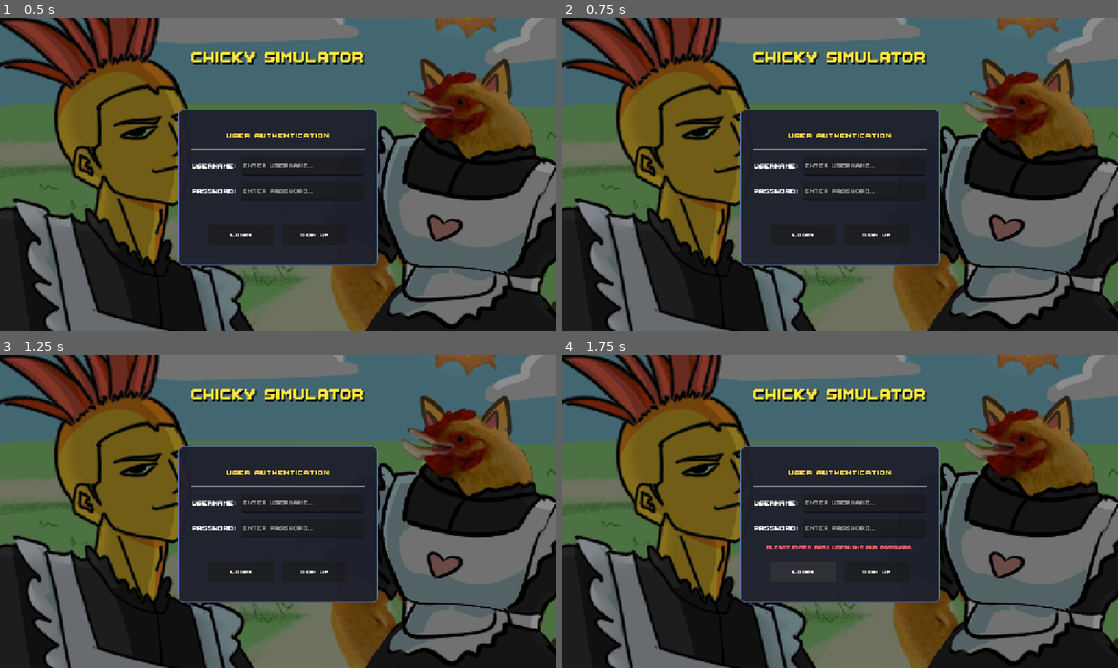
Above: before the commit, frames 1-4 (two rows, left to right).
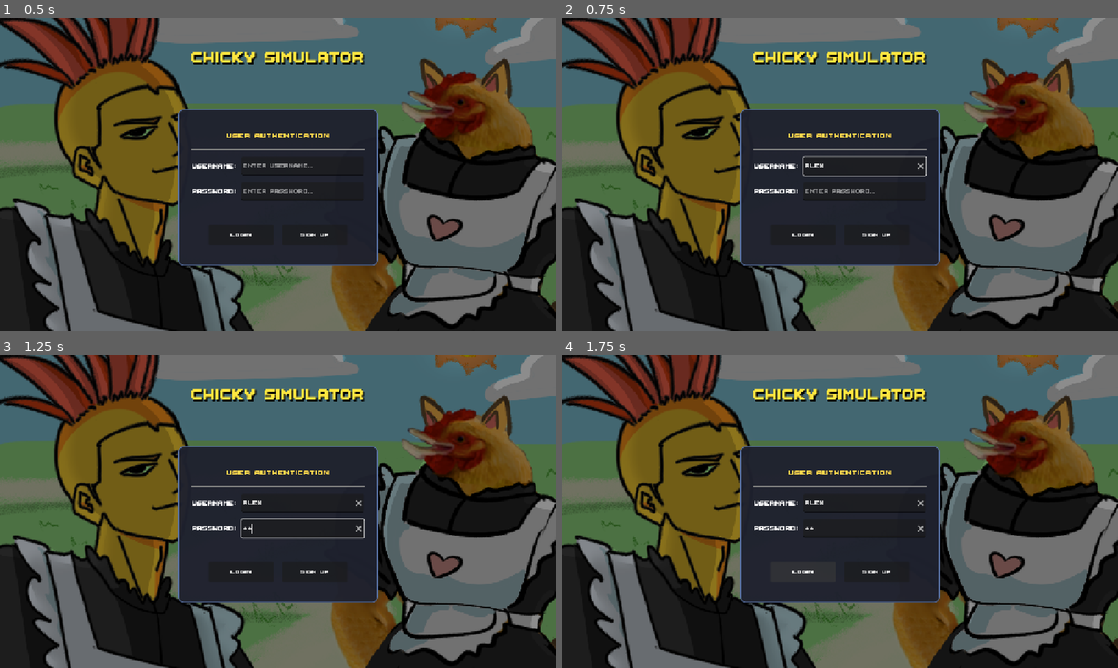
Above: after the commit, the same moments.

Repository: PuoLin/Chicky-Simulator-v3.0
Game: Godot game, scene res://scenes/ui/AuthScreen.tscn
The game is run twice, just before and just after one commit, with the same random seed, the same clock (stepped at 60 frames per second) and the same inputs. Sound files missing from this copy of the repository are replaced by a short silence.
Inputs (mouse positions are in pixels of both pictures, inside the frame that each line leads up to):
- Up to frame 1 (0.5 s): no input
- Up to frame 2 (0.75 s): click (862, 165) at 0.52 s; type "Alex" at 0.6 s
- Up to frame 3 (1.25 s): click (300, 527) at 0.75 s; type "12" at 0.83 s
- Up to frame 4 (1.75 s): click "LOGIN" at 1.25 s

Frame 1 is identical in both runs. In frame 2, 0.3% of the frame differs, in the area x 43-66%, y 44-51%; in frame 3, 0.5%; in frame 4, 0.5%, in the area x 36-65%, y 46-62%.
Error after the commit: Parse Error: Cannot infer the type of "is_touch" variable because the value doesn't have a set type. (res://scripts/ui/auth_screen.gd:129)

Commit message:
Show Keybaord fixing

Diff:
--- a/scenes/ui/AuthScreen.tscn
+++ b/scenes/ui/AuthScreen.tscn
@@ -119,16 +119,9 @@
 custom_minimum_size = Vector2(0, 42)
 layout_mode = 2
 size_flags_horizontal = 3
-focus_mode = 0
 theme_override_font_sizes/font_size = 22
 placeholder_text = "Enter username..."
 clear_button_enabled = true
-
-[node name="UsernameButton" type="Button" parent="CenterContainer/Panel/VBoxContainer/UsernameRow/UsernameInput" unique_id=1710496909]
-modulate = Color(1, 1, 1, 0)
-layout_mode = 0
-offset_right = 284.0
-offset_bottom = 43.0
 
 [node name="PasswordRow" type="HBoxContainer" parent="CenterContainer/Panel/VBoxContainer" unique_id=409993807]
 layout_mode = 2
@@ -143,19 +136,11 @@
 custom_minimum_size = Vector2(0, 42)
 layout_mode = 2
 size_flags_horizontal = 3
-focus_mode = 0
 theme_override_font_sizes/font_size = 22
 placeholder_text = "Enter password..."
 clear_button_enabled = true
 virtual_keyboard_type = 6
 secret = true
-
-[node name="PasswordButton" type="Button" parent="CenterContainer/Panel/VBoxContainer/PasswordRow/PasswordInput" unique_id=1229283533]
-modulate = Color(1, 1, 1, 0)
-layout_mode = 0
-offset_top = 1.0
-offset_right = 284.0
-offset_bottom = 45.0
 
 [node name="StatusLabel" type="Label" parent="CenterContainer/Panel/VBoxContainer" unique_id=1132876040]
 custom_minimum_size = Vector2(0, 24)
@@ -181,6 +166,3 @@
 layout_mode = 2
 theme_override_font_sizes/font_size = 22
 text = "SIGN UP"
-
-[connection signal="pressed" from="CenterContainer/Panel/VBoxContainer/UsernameRow/UsernameInput/UsernameButton" to="." method="_on_username_button_pressed"]
-[connection signal="pressed" from="CenterContainer/Panel/VBoxContainer/PasswordRow/PasswordInput/PasswordButton" to="." method="_on_password_button_pressed"]
--- a/scripts/ui/auth_screen.gd
+++ b/scripts/ui/auth_screen.gd
@@ -16,6 +16,7 @@
 var accounts: Dictionary = {}
 
 func _ready() -> void:
+	set_process(false)
 	AudioManager.play_music("menu")
 	accounts = _load_accounts()
 
@@ -25,7 +26,11 @@
 	username_input.text_submitted.connect(func(_text): password_input.grab_focus())
 	password_input.text_submitted.connect(func(_text): _on_login_pressed())
 
-	username_input.grab_focus()
+	if OS.has_feature("web"):
+		username_input.gui_input.connect(_on_line_edit_gui_input.bind("username"))
+		password_input.gui_input.connect(_on_line_edit_gui_input.bind("password"))
+	else:
+		username_input.grab_focus()
 
 func _load_accounts() -> Dictionary:
 	if FileAccess.file_exists(ACCOUNTS_FILE):
@@ -116,57 +121,263 @@
 
 
 # --- HTML BRIDGE WORKAROUND FOR HUAWEI QUICK APP KEYBOARD ---
-func spawn_html_input(input_type: String, field_id: String) -> void:
-	var js_code = """
-		var box = document.getElementById('godot_temp_input');
-		if (box) box.remove();
-
-		box = document.createElement('input');
-		box.id = 'godot_temp_input';
-		box.type = '%s';
-		box.placeholder = 'Enter %s...';
-		box.style.position = 'fixed';
-		box.style.top = '10px';
-		box.style.left = '50%%';
-		box.style.transform = 'translateX(-50%%)';
-		box.style.fontSize = '20px';
-		box.style.padding = '10px';
-		box.style.zIndex = '9999';
-		document.body.appendChild(box);
-		box.focus();
-
-		box.onblur = function() {
-			if (window.godotHtmlCallback) {
-				// Concatenate into one string to prevent webview array corruption
-				window.godotHtmlCallback(box.value + '|||' + '%s');
-			}
-			box.remove();
-		};
-		box.onkeydown = function(e) {
-			if (e.key === 'Enter') box.blur();
-		};
-	""" % [input_type, field_id, field_id]
-
-	JavaScriptBridge.eval(js_code)
-
-func _on_html_input(args) -> void:
-	if args.size() > 0:
-		var raw_data = str(args[0])
-		var parts = raw_data.split("|||")
-
-		if parts.size() == 2:
-			var typed_text = parts[0]
-			var field = parts[1]
-
-			if field == "username":
-				username_input.text = typed_text
-			elif field == "password":
-				password_input.text = typed_text
-
-func _on_username_button_pressed() -> void:
-	if OS.has_feature("web"):
-		spawn_html_input("text", "username")
-
-func _on_password_button_pressed() -> void:
-	if OS.has_feature("web"):
-		spawn_html_input("password", "password")
+
+func _on_line_edit_gui_input(event: InputEvent, field_id: String) -> void:
+	if not OS.has_feature("web"):
+		return
+
+	var is_touch := (event is InputEventScreenTouch and event.pressed)
+	var is_click := (event is InputEventMouseButton and event.pressed and event.button_index == MOUSE_BUTTON_LEFT)
+
+	if is_touch or is_click:
+		var current_val: String = username_input.text if field_id == "username" else password_input.text
+		var input_type: String = "text" if field_id == "username" else "password"
+		var title_label: String = "Username" if field_id == "username" else "Password"
+
+		# Release Godot LineEdit focus to prevent internal cursor conflicts
+		if field_id == "username":
+			username_input.release_focus()
+		else:
+			password_input.release_focus()
+
+		spawn_html_input(input_type, field_id, title_label, current_val)
+
+
+func spawn_html_input(input_type: String, field_id: String, title_label: String, initial_val: String) -> void:
+	var field_json := JSON.stringify(field_id)
+	var type_json := JSON.stringify(input_type)
+	var title_json := JSON.stringify(title_label)
+	var val_json := JSON.stringify(initial_val)
+
+	var js_code := """
+	(function() {
+		var fieldId = %s;
+		var inputType = %s;
+		var titleLabel = %s;
+		var initVal = %s;
+
+		// Remove any existing overlay
+		var existingModal = document.getElementById('godot_input_modal');
+		if (existingModal) existingModal.remove();
+
+		// Reset global bridge state
+		window._godot_input_bridge = {
+			active: true,
+			field: fieldId,
+			status: 'typing',
+			value: initVal
+		};
+
+		// Create modal container
+		var modal = document.createElement('div');
+		modal.id = 'godot_input_modal';
+		modal.style.position = 'fixed';
+		modal.style.top = '0';
+		modal.style.left = '0';
+		modal.style.width = '100vw';
+		modal.style.height = '100vh';
+		modal.style.backgroundColor = 'rgba(0, 0, 0, 0.72)';
+		modal.style.zIndex = '2147483647';
+		modal.style.display = 'flex';
+		modal.style.flexDirection = 'column';
+		modal.style.alignItems = 'center';
+		modal.style.justifyContent = 'flex-start';
+		modal.style.paddingTop = '40px';
+		modal.style.boxSizing = 'border-box';
+		modal.style.fontFamily = 'Arial, sans-serif';
+		modal.style.touchAction = 'auto';
+
+		var card = document.createElement('div');
+		card.style.width = '88%%';
+		card.style.maxWidth = '420px';
+		card.style.backgroundColor = '#1c1f2b';
+		card.style.border = '2px solid #5a73a3';
+		card.style.borderRadius = '12px';
+		card.style.padding = '18px';
+		card.style.boxShadow = '0 10px 28px rgba(0,0,0,0.7)';
+		card.style.display = 'flex';
+		card.style.flexDirection = 'column';
+		card.style.gap = '14px';
+
+		var header = document.createElement('div');
+		header.style.color = '#ffd74a';
+		header.style.fontSize = '18px';
+		header.style.fontWeight = 'bold';
+		header.innerText = 'Enter ' + titleLabel;
+
+		var input = document.createElement('input');
+		input.id = 'godot_temp_input';
+		input.type = inputType;
+		input.value = initVal;
+		input.placeholder = 'Type here...';
+		input.autocomplete = 'off';
+		input.autocapitalize = 'off';
+		input.spellcheck = false;
+		input.style.width = '100%%';
+		input.style.boxSizing = 'border-box';
+		input.style.fontSize = '20px';
+		input.style.padding = '12px 14px';
+		input.style.borderRadius = '8px';
+		input.style.border = '2px solid #3c4860';
+		input.style.backgroundColor = '#0c0e14';
+		input.style.color = '#ffffff';
+		input.style.outline = 'none';
+
+		var btnRow = document.createElement('div');
+		btnRow.style.display = 'flex';
+		btnRow.style.gap = '12px';
+		btnRow.style.justifyContent = 'flex-end';
+
+		var btnCancel = document.createElement('button');
+		btnCancel.type = 'button';
+		btnCancel.innerText = 'Cancel';
+		btnCancel.style.padding = '10px 18px';
+		btnCancel.style.fontSize = '16px';
+		btnCancel.style.fontWeight = 'bold';
+		btnCancel.style.borderRadius = '6px';
+		btnCancel.style.border = 'none';
+		btnCancel.style.backgroundColor = '#4b5563';
+		btnCancel.style.color = '#ffffff';
+		btnCancel.style.cursor = 'pointer';
+
+		var btnDone = document.createElement('button');
+		btnDone.type = 'button';
+		btnDone.innerText = 'Done';
+		btnDone.style.padding = '10px 24px';
+		btnDone.style.fontSize = '16px';
+		btnDone.style.fontWeight = 'bold';
+		btnDone.style.borderRadius = '6px';
+		btnDone.style.border = 'none';
+		btnDone.style.backgroundColor = '#2b78e4';
+		btnDone.style.color = '#ffffff';
+		btnDone.style.cursor = 'pointer';
+
+		btnRow.appendChild(btnCancel);
+		btnRow.appendChild(btnDone);
+
+		card.appendChild(header);
+		card.appendChild(input);
+		card.appendChild(btnRow);
+		modal.appendChild(card);
+		document.body.appendChild(modal);
+
+		function finishSubmit() {
+			window._godot_input_bridge.value = input.value;
+			window._godot_input_bridge.status = 'submitted';
+			var m = document.getElementById('godot_input_modal');
+			if (m) m.remove();
+		}
+
+		function finishCancel() {
+			window._godot_input_bridge.status = 'cancelled';
+			var m = document.getElementById('godot_input_modal');
+			if (m) m.remove();
+		}
+
+		input.oninput = function() {
+			window._godot_input_bridge.value = input.value;
+		};
+
+		input.onkeydown = function(e) {
+			if (e.key === 'Enter' || e.keyCode === 13) {
+				e.preventDefault();
+				finishSubmit();
+			}
+		};
+
+		btnDone.onclick = finishSubmit;
+		btnDone.ontouchend = function(e) {
+			e.preventDefault();
+			finishSubmit();
+		};
+
+		btnCancel.onclick = finishCancel;
+		btnCancel.ontouchend = function(e) {
+			e.preventDefault();
+			finishCancel();
+		};
+
+		modal.onclick = function(e) {
+			if (e.target === modal) {
+				finishCancel();
+			}
+		};
+
+		// Force Android / Huawei WebView soft keyboard to open
+		// 1. Immediate synchronous focus in current user-activation event cycle
+		input.focus();
+		try {
+			var len = input.value.length;
+			input.setSelectionRange(len, len);
+		} catch(e) {}
+
+		// 2. Delayed ticks for WebViews where layout/IME binding needs a frame
+		if (window.requestAnimationFrame) {
+			window.requestAnimationFrame(function() {
+				if (document.getElementById('godot_temp_input') === input) {
+					input.focus();
+				}
+			});
+		}
+		setTimeout(function() {
+			if (document.getElementById('godot_temp_input') === input) {
+				input.focus();
+			}
+		}, 30);
+		setTimeout(function() {
+			if (document.getElementById('godot_temp_input') === input) {
+				input.focus();
+			}
+		}, 100);
+	})();
+	""" % [field_json, type_json, title_json, val_json]
+
+	JavaScriptBridge.eval(js_code, true)
+	set_process(true)
+
+
+func _process(_delta: float) -> void:
+	if not OS.has_feature("web"):
+		set_process(false)
+		return
+
+	var raw = JavaScriptBridge.eval("""
+		(function() {
+			var b = window._godot_input_bridge;
+			if (!b || !b.active) return '';
+			if (b.status === 'submitted') {
+				var res = b.field + '|||' + b.value;
+				b.active = false;
+				b.status = 'idle';
+				return res;
+			} else if (b.status === 'cancelled') {
+				b.active = false;
+				b.status = 'idle';
+				return '__CANCELLED__';
+			}
+			return '';
+		})();
+	""", true)
+
+	if raw == null:
+		return
+
+	var result_str := str(raw)
+	if result_str.is_empty():
+		return
+
+	set_process(false)
+
+	if result_str == "__CANCELLED__":
+		return
+
+	var parts = result_str.split("|||", true, 1)
+	if parts.size() >= 2:
+		var field = parts[0]
+		var val = parts[1]
+		if field == "username":
+			username_input.text = val
+			username_input.text_changed.emit(val)
+		elif field == "password":
+			password_input.text = val
+			password_input.text_changed.emit(val)
